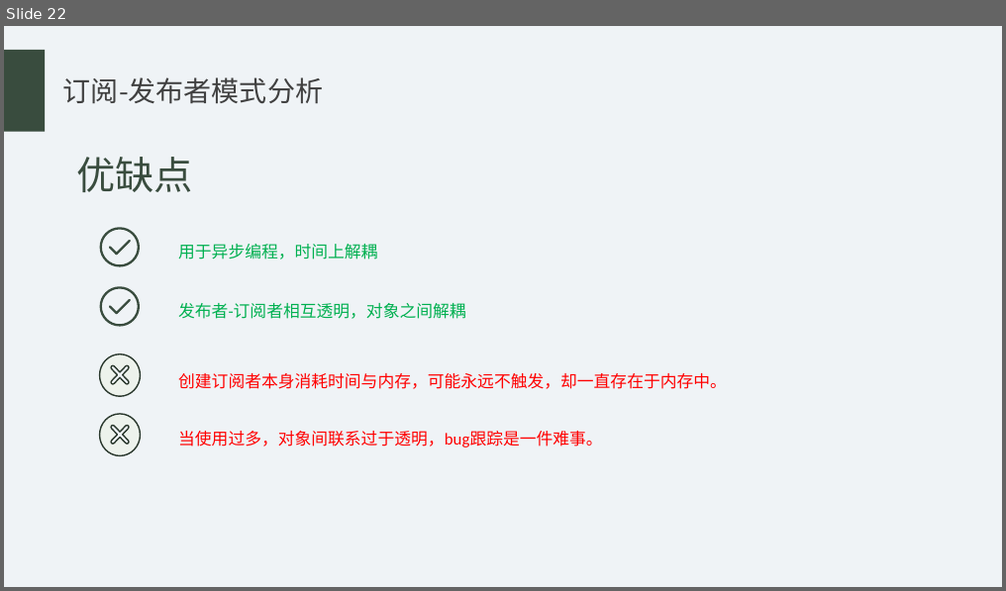
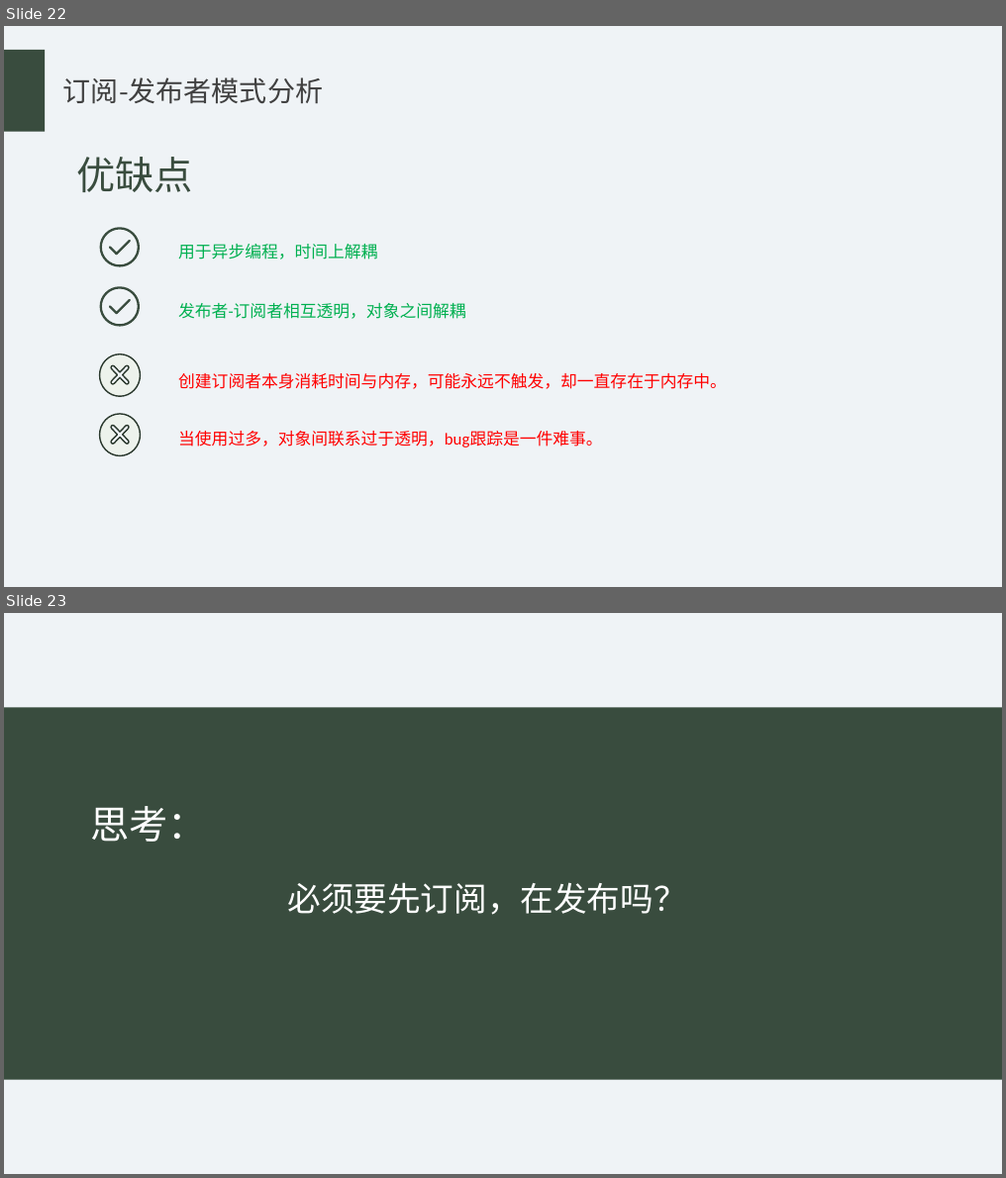
Before and after one commit to HTML-Worker/Design_Pattern_Sharing, a slide deck: doc/设计模式.pptx. Shown one above the other, each under a label of ours: slide 22 before the commit, slides 22 and 23 after it. The pictures are 1006x591 and 1006x1178 pixels, drawn with LibreOffice and Linux fonts; fonts in the diff are those of the drawing. Boxes give left, top, right and bottom in pixels: in the first picture for what was removed or moved away, otherwise in the second. Text is boxed around its words. In the diff, an @@ line names an element or a change of style, - is before the commit and + after.

Commit message:
添加订阅-发布者思考页

```diff
--- a/doc/设计模式.pptx
+++ b/doc/设计模式.pptx
@@ slide 23 added at bbox=[4, 613, 1002, 1174], background #EFF3F6 @@
@@ rectangle added at bbox=[4, 708, 1002, 1080], fill #394C3E @@
@@ text added at bbox=[90, 806, 206, 842], 28 pt, text #FFFFFF @@
+思考：
@@ text added at bbox=[288, 882, 687, 915], 24 pt, text #FFFFFF @@
+必须要先订阅，在发布吗？
```
Also in this commit, not shown: 1 other file.
